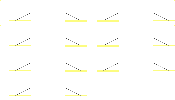
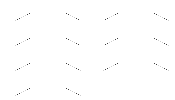
Layers edited between the first and the second 175×100 image:
hid "Layer 3" over [0, 0, 175, 96]
hid "2symm" over [15, 15, 169, 96]